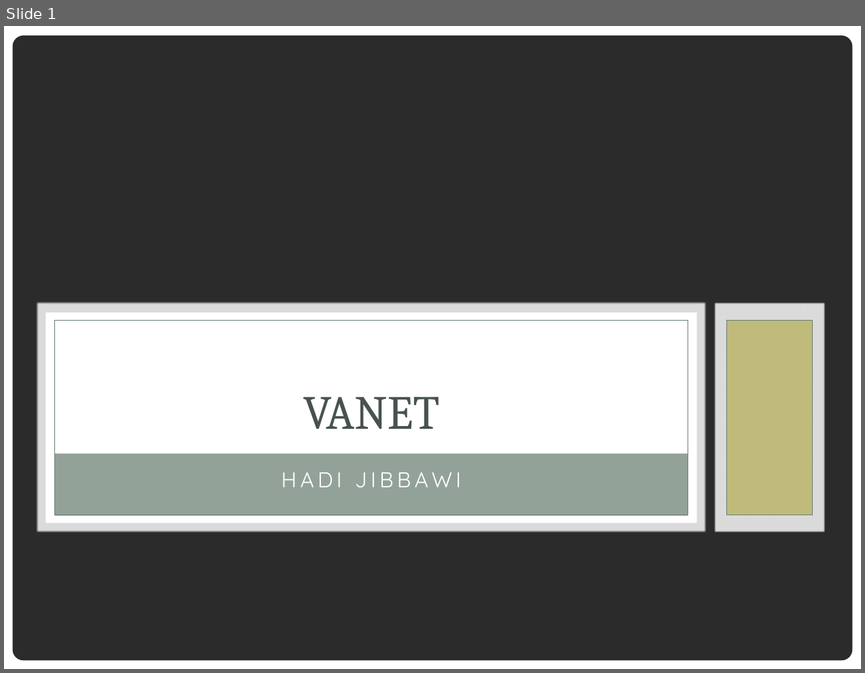
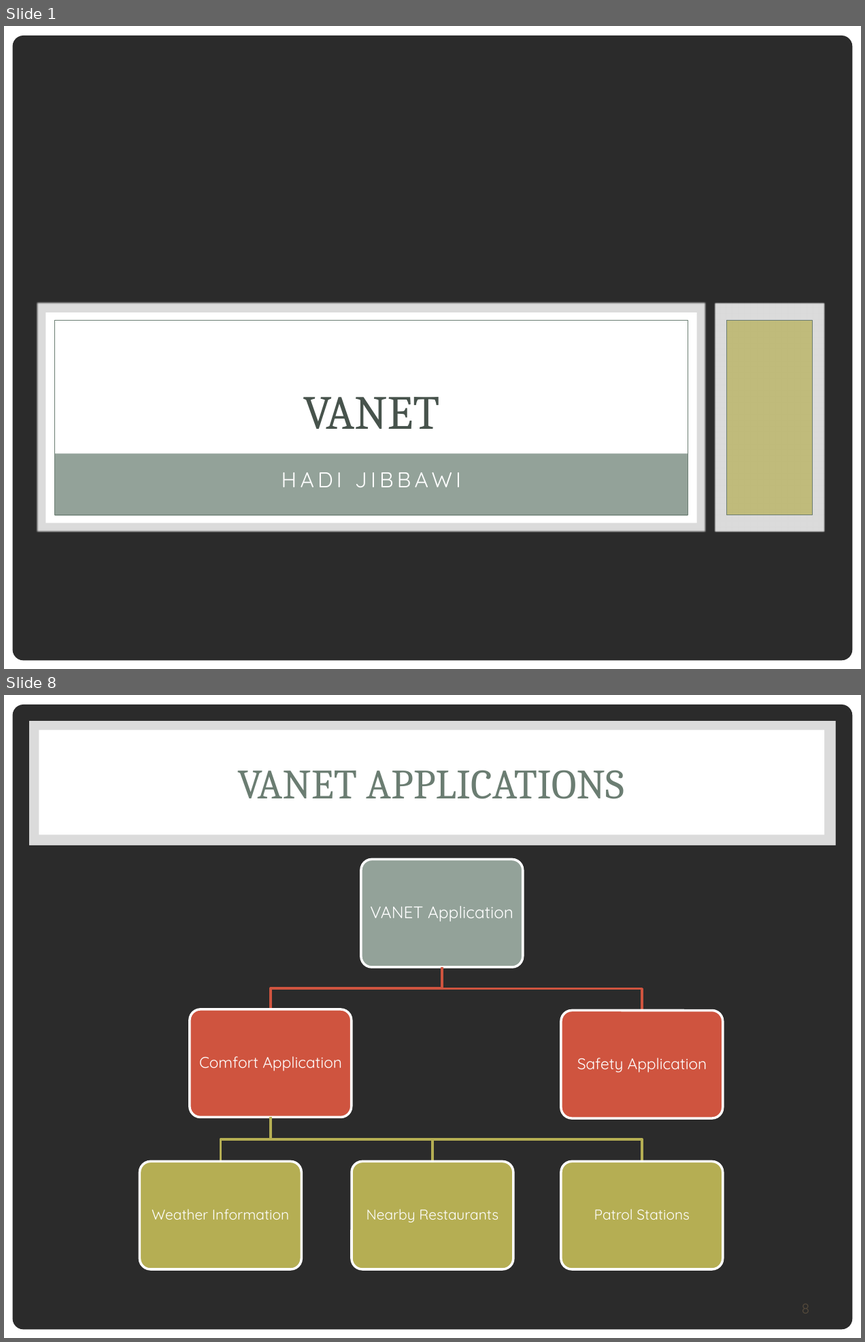
Before and after one commit to HadiJibbawi/uploads, a slide deck: VANET.pptx. Shown one above the other, each under a label of ours: slide 1 before the commit, slides 1 and 8 after it; the slides between them are not shown. The pictures are 865x673 and 865x1342 pixels, drawn with LibreOffice and Linux fonts; fonts in the diff are those of the drawing; background and template pictures are left out; a plain dark background stands for a picture behind light text. Boxes give left, top, right and bottom in pixels: in the first picture for what was removed or moved away, otherwise in the second. Text is boxed around its words. In the diff, an @@ line names an element or a change of style, - is before the commit and + after.

```diff
--- a/VANET.pptx
+++ b/VANET.pptx
@@ slide 8 added at [4,695,861,1338], background picture (left out); not listed: 2 template elements that a slide beside it also shows @@
@@ rectangle added at [30,721,835,845], fill #FFFFFF at 83% opacity @@
@@ rectangle added at [39,730,825,834], fill #FFFFFF @@
@@ title added at [237,770,623,799], 35 pt, text #6B7D72 @@
+VANET APPLICATIONS
@@ group added at [139,860,723,1269]: 6 rounded rectangles, 6 texts, 5 freeform shapes @@
+VANET Application
+Comfort Application
+Weather Information
+Nearby Restaurants
+Patrol Stations
+Safety Application
@@ page number added at [618,1291,818,1325], 12 pt, text #564B3C @@
+8
```
Also in this commit, not shown: 4 slides changed, 7 other slides added, 2 slides removed.
